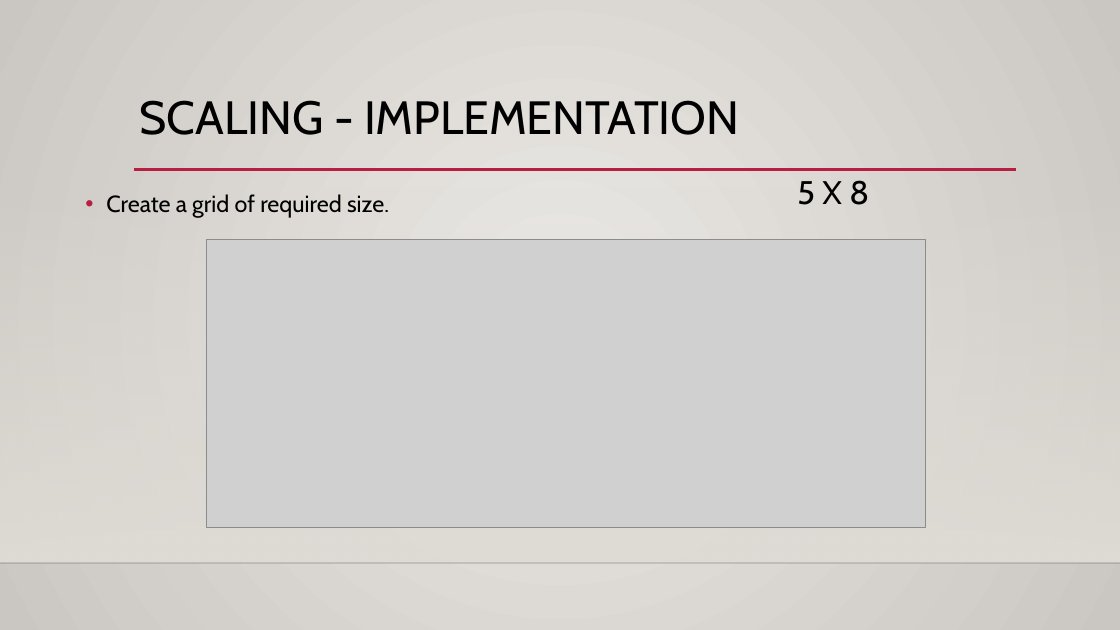
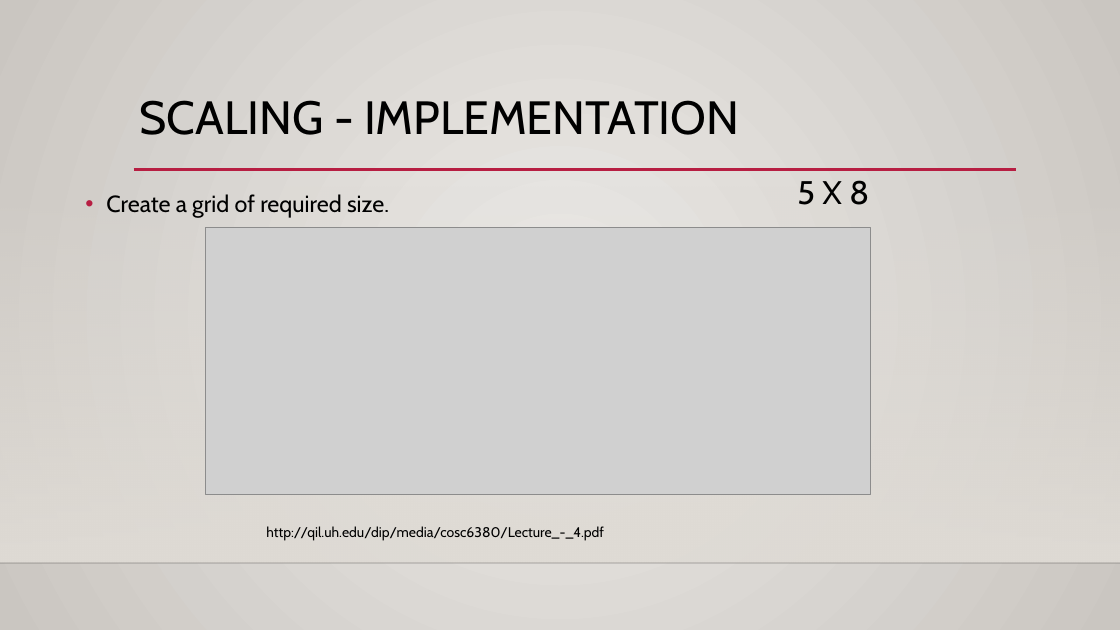
Before and after one commit to michaeltran/DIP-Image-Geometric-Transformation, a slide deck: slide 12 of DIP_Presentation.pptx (slide 9 before the commit). Drawn at 1120x630 pixels with LibreOffice and Linux fonts; fonts in the diff are those of the drawing; grey boxes stand for pictures; background and template pictures are left out. Boxes give left, top, right and bottom in pixels: in the first picture for what was removed or moved away, otherwise in the second. Text is boxed around its words. In the diff, an @@ line names an element or a change of style, - is before the commit and + after.

Commit message:
Add all pictures URL

```diff
--- a/DIP_Presentation.pptx
+++ b/DIP_Presentation.pptx
@@ picture: place and size @@
-picture at (207, 239, 926, 528)
+picture at (206, 228, 871, 495)
@@ text added at (266, 526, 604, 541), 12 pt, text #000000 @@
+http://qil.uh.edu/dip/media/cosc6380/Lecture_-_4.pdf
```
Also in this commit, not shown: 17 other slides changed, 3 slides added.
